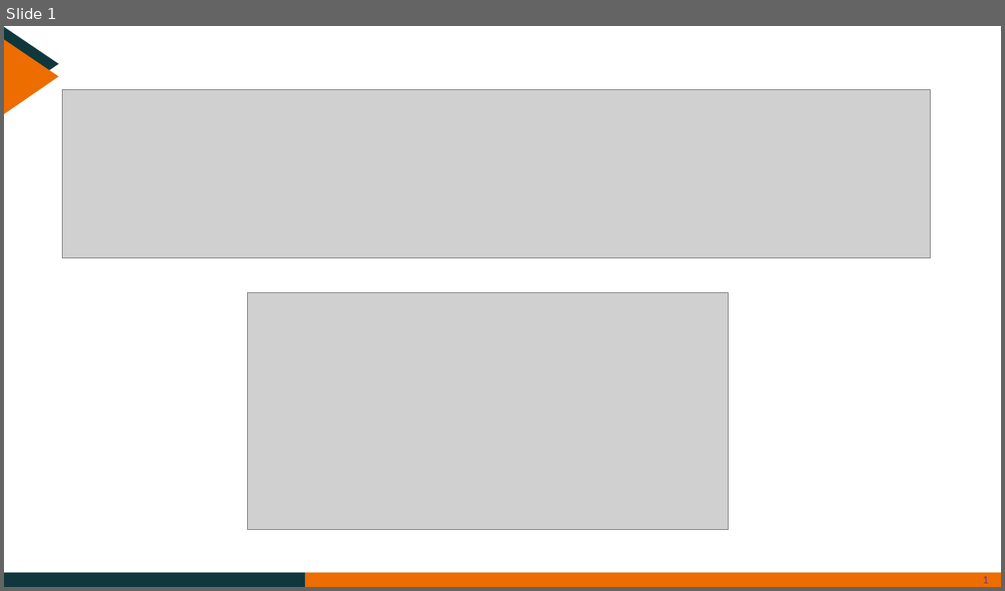
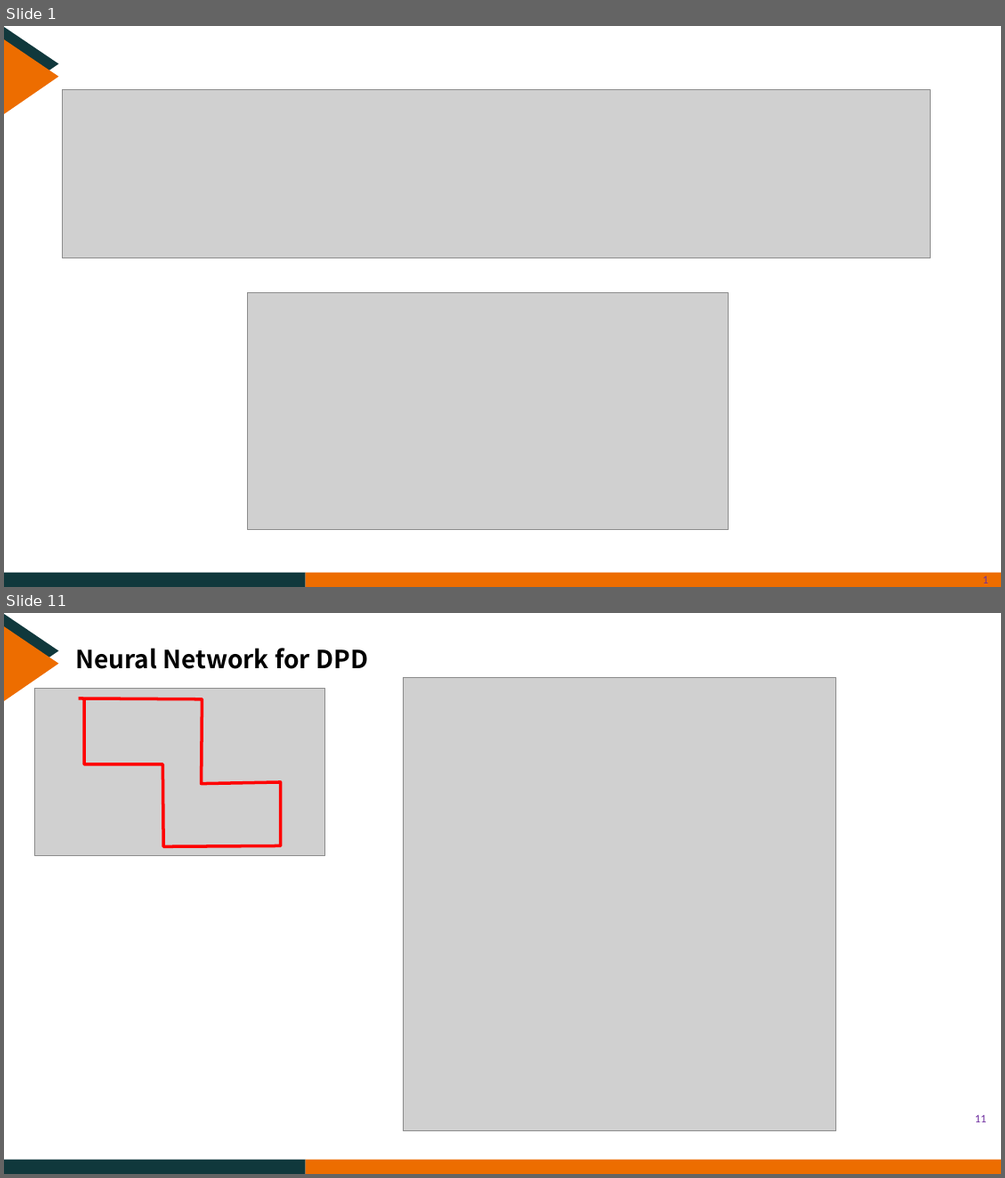
Before and after one commit to CreatorYu/Yu, a slide deck: YXQ.pptx. Shown one above the other, each under a label of ours: slide 1 before the commit, slides 1 and 11 after it; the slides between them are not shown. The pictures are 1005x591 and 1005x1178 pixels, drawn with LibreOffice and Linux fonts; fonts in the diff are those of the drawing; grey boxes stand for pictures; background and template pictures are left out. Boxes give left, top, right and bottom in pixels: in the first picture for what was removed or moved away, otherwise in the second. Text is boxed around its words. In the diff, an @@ line names an element or a change of style, - is before the commit and + after.

```diff
--- a/YXQ.pptx
+++ b/YXQ.pptx
@@ slide 11 added at bbox=[4, 613, 1001, 1174], background #FFFFFF; not listed: 4 template elements that a slide beside it also shows @@
@@ text added at bbox=[75, 648, 368, 669], 24 pt, text #000000, bold @@
+Neural Network for DPD
@@ picture added at bbox=[34, 689, 324, 856] @@
@@ picture added at bbox=[403, 677, 836, 1130] @@
@@ freeform shape added at bbox=[79, 698, 281, 846], outline #FF0000 3 pt @@
@@ page number added at bbox=[975, 1114, 987, 1122], 11 pt, text #7030A0 @@
+11
```
Also in this commit, not shown: 3 slides changed, 12 other slides added, 20 slides removed, 1 other file.
